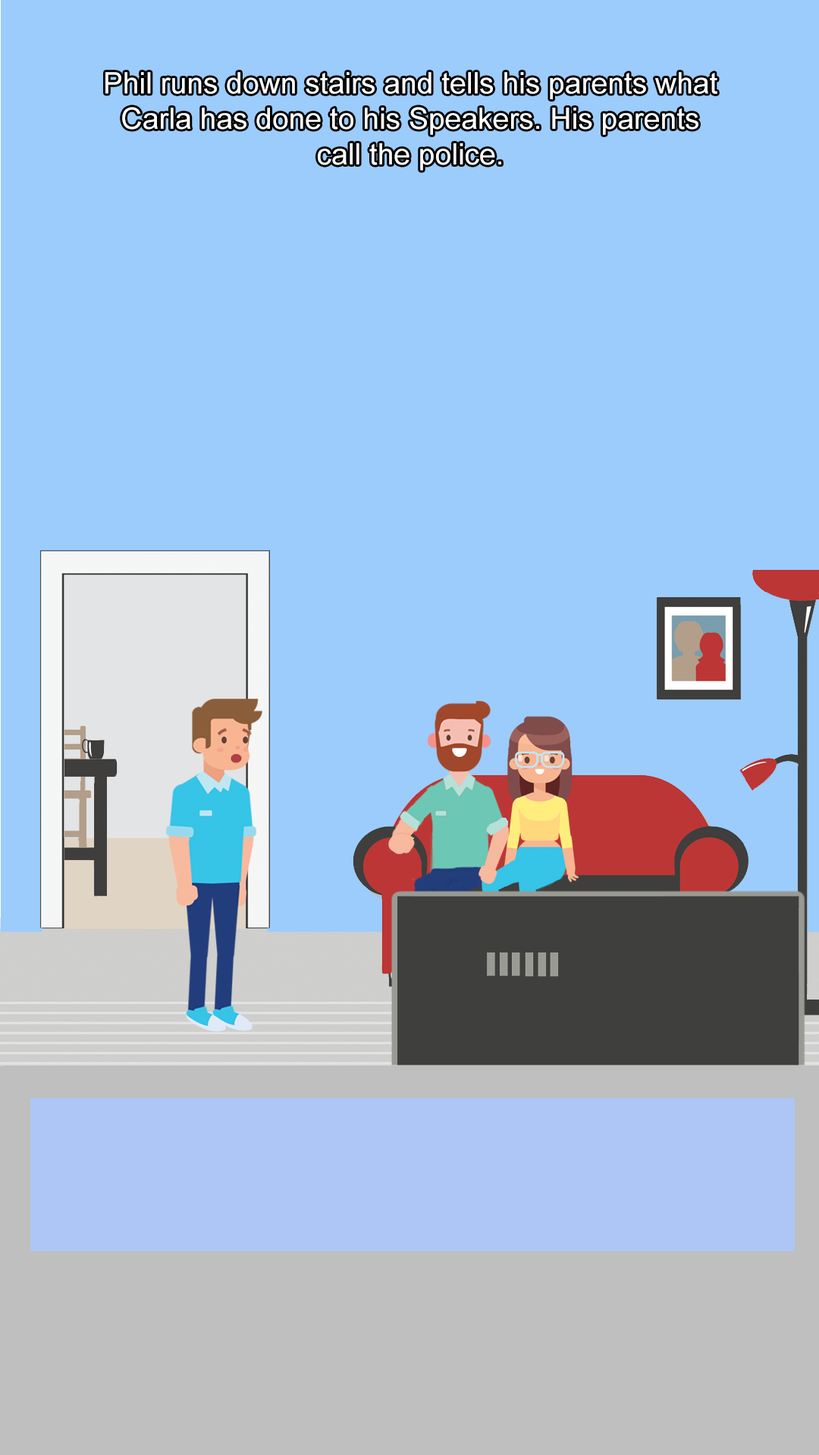
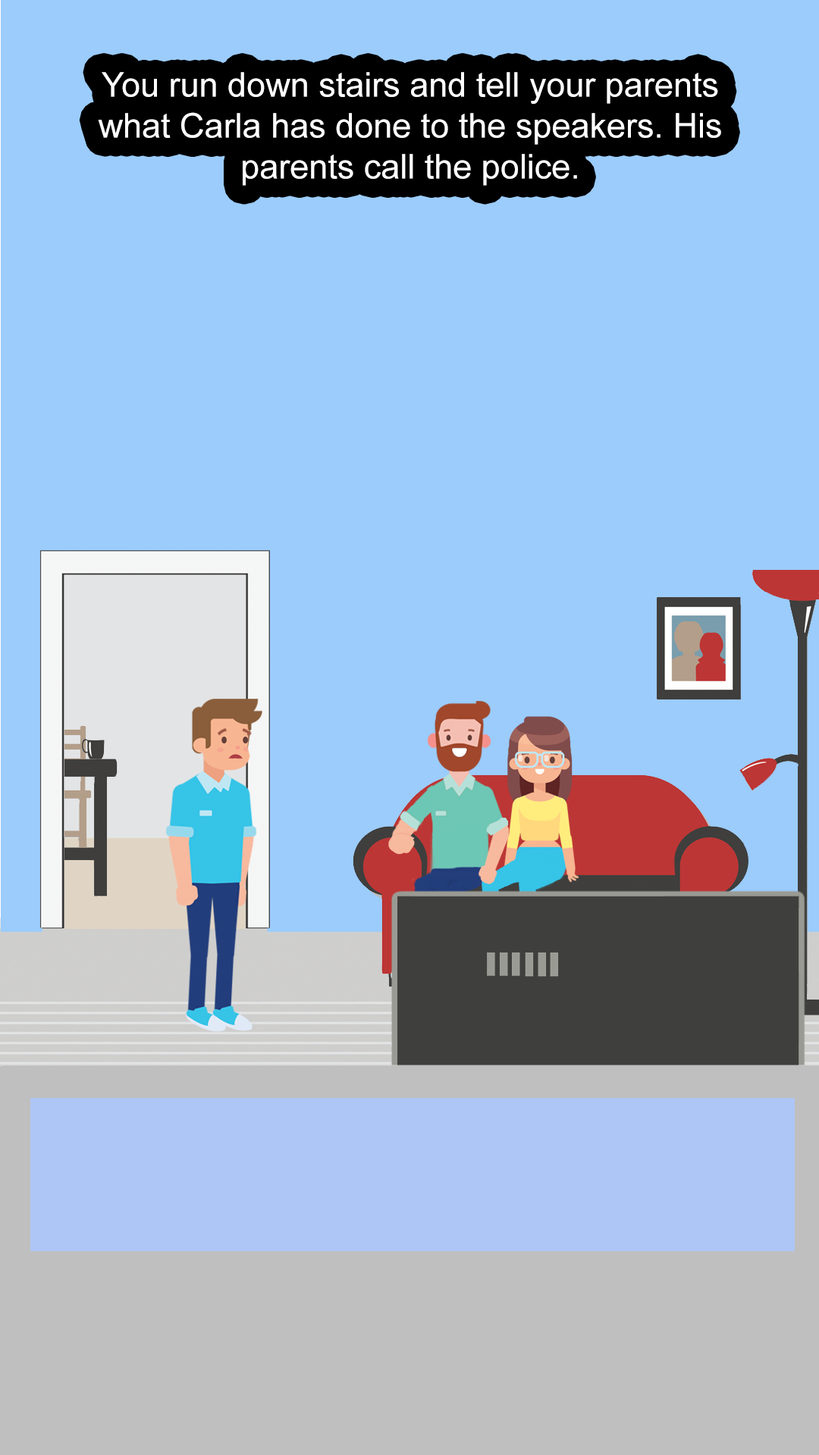
Comparing the layer stacks of the two w=819, h=1455 images. Changes:
renamed "Phil runs down stairs and tells his parents what Carla has done" to "You run down stairs and tell your parents what Carla has done t", painted on it over 97, 72, 721, 186
hid "o mouth phil" over 228, 752, 244, 765
